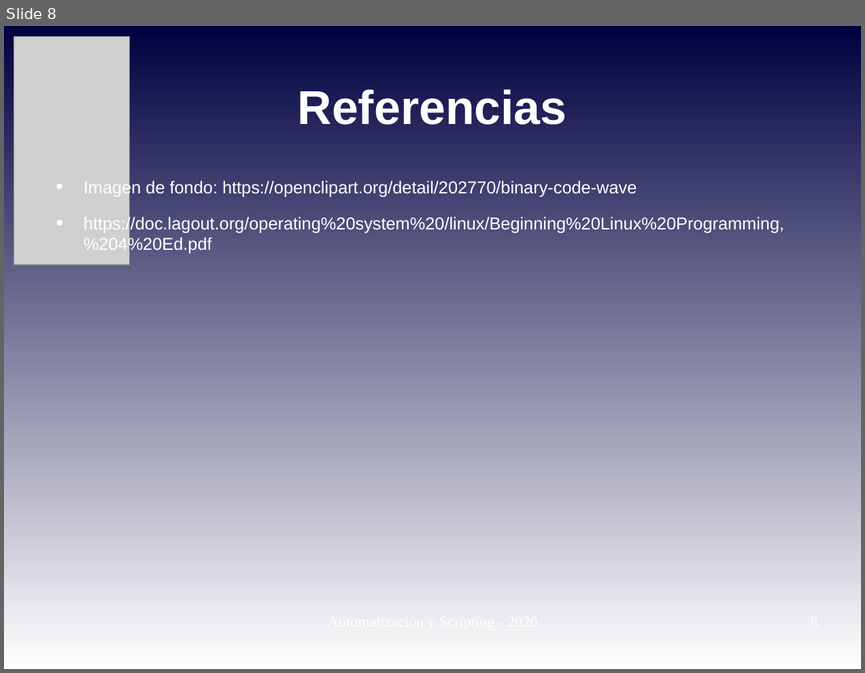
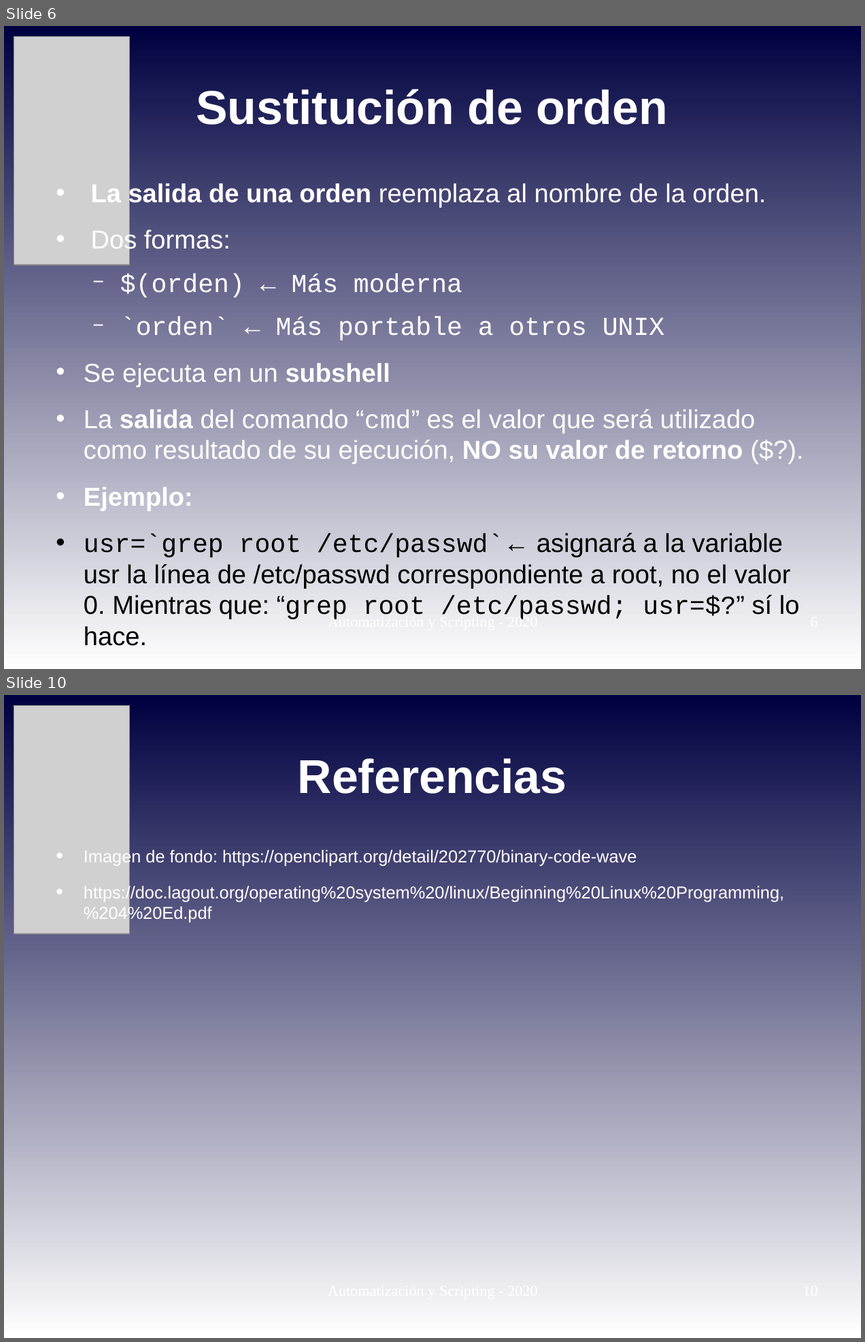
Before and after one commit to niniadcobre/-AutoyScripting, a slide deck: clases/AYS_clase06.odp. Shown one above the other, each under a label of ours: slide 8 before the commit, slides 6 and 10 after it; the slides between them are not shown. The pictures are 865x673 and 865x1342 pixels, drawn with LibreOffice and Linux fonts; fonts in the diff are those of the drawing; grey boxes stand for pictures. Boxes give left, top, right and bottom in pixels: in the first picture for what was removed or moved away, otherwise in the second. Text is boxed around its words. In the diff, an @@ line names an element or a change of style, - is before the commit and + after.

```diff
--- a/clases/AYS_clase06.odp
+++ b/clases/AYS_clase06.odp
@@ slide 6 added at (4,26,861,669), background gradient #000040 to #FFFFFF @@
@@ picture added at (14,37,129,265) @@
@@ title added at (196,89,668,125), 44 pt, text #FFFFFF, bold @@
+Sustitución de orden
@@ text added at (84,182,800,616), 24 pt, text #FFFFFF @@
+• La salida de una orden reemplaza al nombre de la orden.
+• Dos formas:
+  − $(orden) ← Más moderna
+  − `orden` ← Más portable a otros UNIX
+• Se ejecuta en un subshell
+• La salida del comando “cmd” es el valor que será utilizado como resultado de su ejecución, NO su valor de retorno ($?).
+• Ejemplo:
+• usr=`grep root /etc/passwd`← asignará a la variable usr la línea de /etc/passwd correspondiente a root, no el valor 0. Mientras que: “grep root /etc/passwd; usr=$?” sí lo hace.
@@ text added at (328,613,538,630), 14 pt, text #FFFFFF @@
+Automatización y Scripting - 2020
@@ what was slide 8 is now slide 10 @@
```
Also in this commit, not shown: 1 slide changed, 7 other slides added, 6 slides removed, 3 other files.
